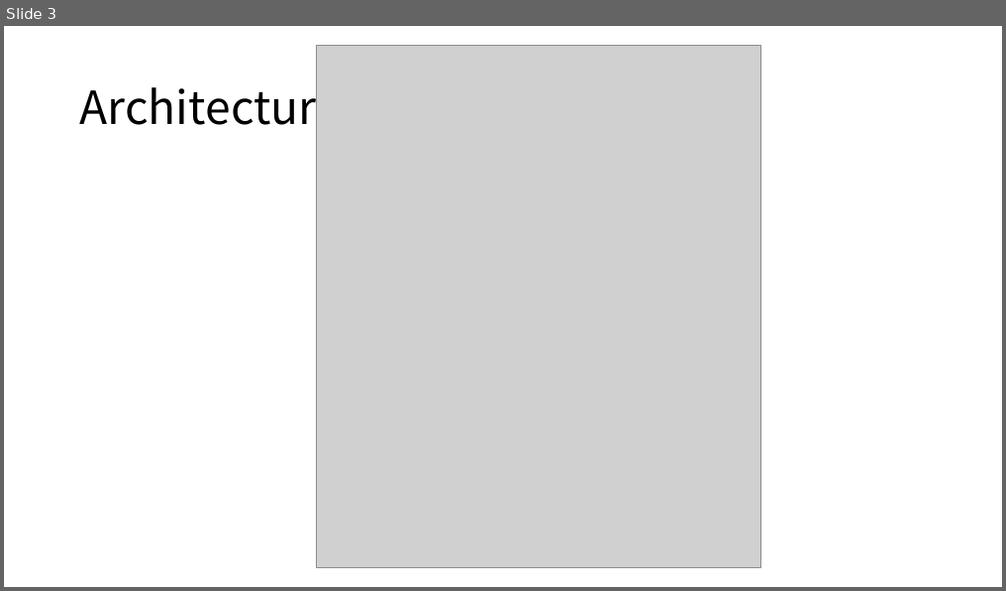
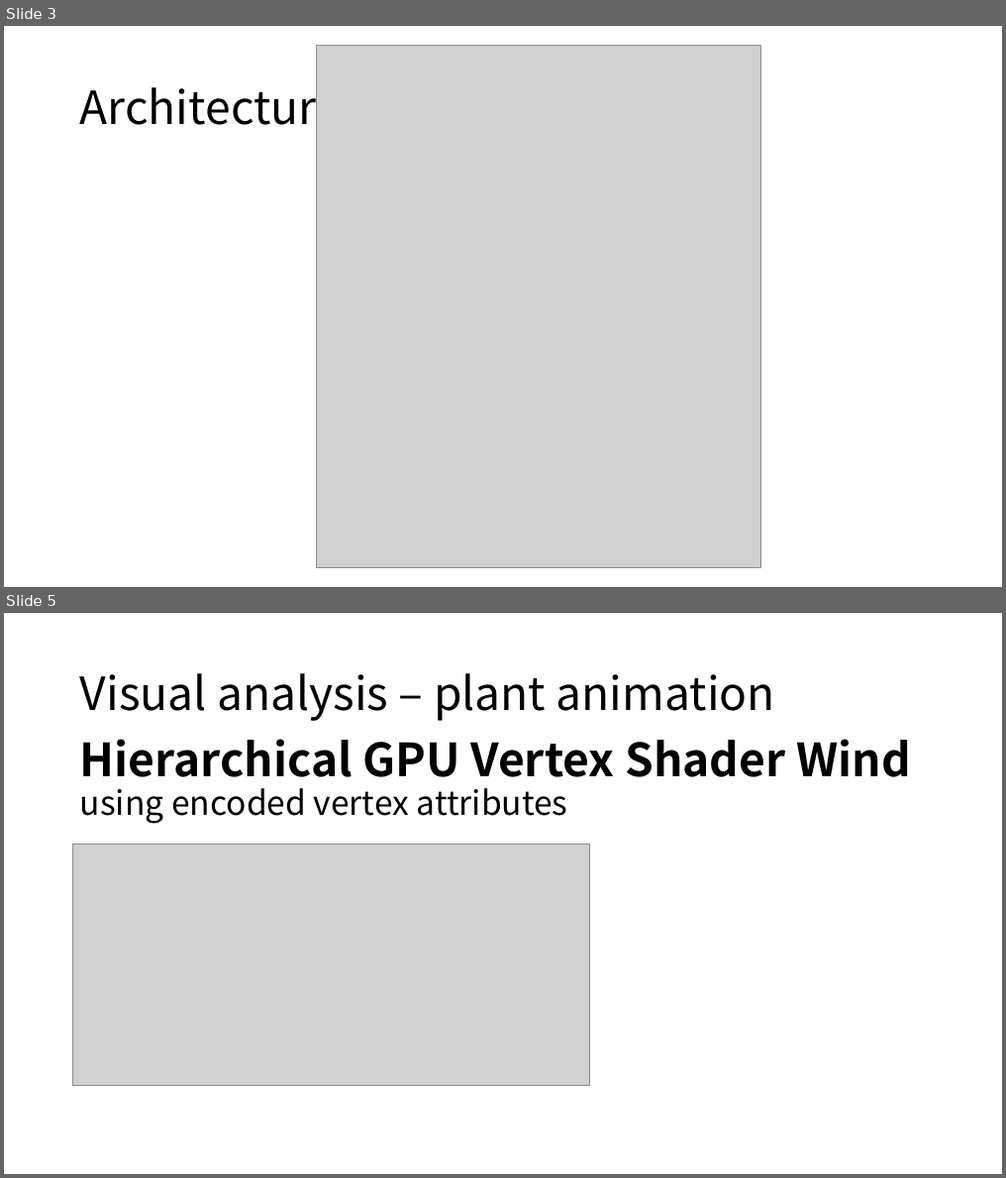
Before and after one commit to boycececil666gmailcom/webgpu-renderer, a slide deck: WebGPU Renderer.pptx. Shown one above the other, each under a label of ours: slide 3 before the commit, slides 3 and 5 after it; the slides between them are not shown. The pictures are 1006x591 and 1006x1178 pixels, drawn with LibreOffice and Linux fonts; fonts in the diff are those of the drawing; grey boxes stand for pictures. Boxes give left, top, right and bottom in pixels: in the first picture for what was removed or moved away, otherwise in the second. Text is boxed around its words. In the diff, an @@ line names an element or a change of style, - is before the commit and + after.

```diff
--- a/WebGPU Renderer.pptx
+++ b/WebGPU Renderer.pptx
@@ slide 5 added at (x1=4, y1=613, x2=1002, y2=1174), background #FFFFFF @@
@@ title added at (x1=80, y1=673, x2=775, y2=721), 44 pt, text #000000 @@
+Visual analysis – plant animation
@@ text added at (x1=80, y1=739, x2=911, y2=824), 44 pt, text #000000, bold @@
+Hierarchical GPU Vertex Shader Wind
+using encoded vertex attributes
@@ picture added at (x1=73, y1=845, x2=590, y2=1085) @@
```
Also in this commit, not shown: 5 slides changed, 6 other slides added, 2 slides removed, 16 other files.
